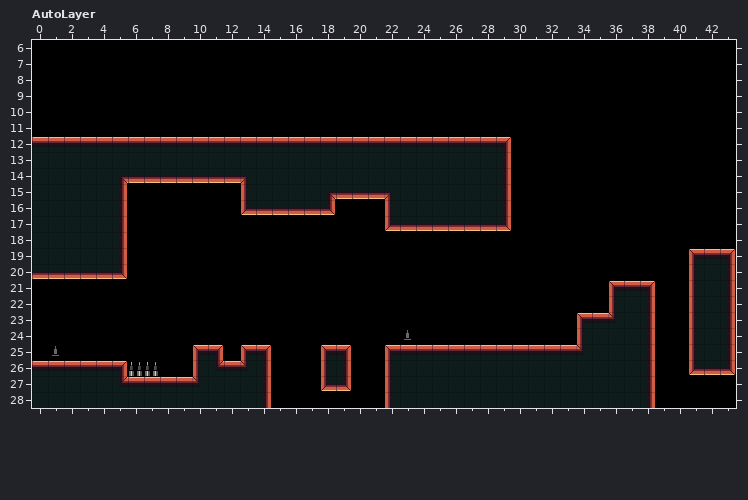
LDtk project -- assets/world.ldtk. This is how it looked before the edit.
Cells are 16x16 px. Shown: AutoLayer x 0..43, y 6..28. The old version is drawn lined up with the new one.
After the commit:
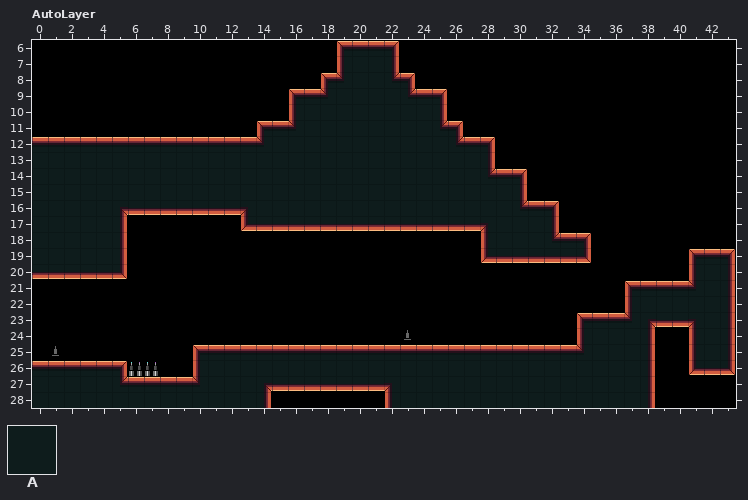
Key: from "TIles": A 1.
_ is an empty cell.
Diff:
{"change": "map size 58x29 -> 44x29 cells"}
{"where": "layer \"Tiles\""}
{"y":6,"x":19,"old":"____","new":"AAAA"}
{"y":7,"x":19,"old":"____","new":"AAAA"}
{"y":8,"x":18,"old":"______","new":"AAAAAA"}
{"y":9,"x":16,"old":"__________","new":"AAAAAAAAAA"}
{"y":10,"x":16,"old":"__________","new":"AAAAAAAAAA"}
{"y":11,"x":14,"old":"_____________","new":"AAAAAAAAAAAAA"}
{"y":12,"x":29,"old":"A","new":"_"}
{"y":13,"x":29,"old":"A","new":"_"}
{"y":14,"x":30,"old":"_","new":"A"}
{"y":15,"x":6,"old":"_______","new":"AAAAAAA"}
{"y":15,"x":30,"old":"_","new":"A"}
{"y":16,"x":6,"old":"_______","new":"AAAAAAA"}
{"y":16,"x":19,"old":"___","new":"AAA"}
{"y":16,"x":30,"old":"___","new":"AAA"}
{"y":17,"x":13,"old":"_________","new":"AAAAAAAAA"}
{"y":17,"x":30,"old":"___","new":"AAA"}
{"y":18,"x":28,"old":"_______","new":"AAAAAAA"}
{"y":19,"x":28,"old":"_______","new":"AAAAAAA"}
{"y":21,"x":36,"old":"A","new":"_"}
{"y":21,"x":39,"old":"__","new":"AA"}
{"y":22,"x":36,"old":"A","new":"_"}
{"y":22,"x":39,"old":"__","new":"AA"}
{"y":23,"x":39,"old":"__","new":"AA"}
{"y":25,"x":12,"old":"_","new":"A"}
{"y":25,"x":15,"old":"___","new":"AAA"}
{"y":25,"x":20,"old":"__","new":"AA"}
{"y":26,"x":15,"old":"___","new":"AAA"}
{"y":26,"x":20,"old":"__","new":"AA"}
{"y":27,"x":15,"old":"___","new":"AAA"}
{"y":27,"x":20,"old":"__","new":"AA"}
